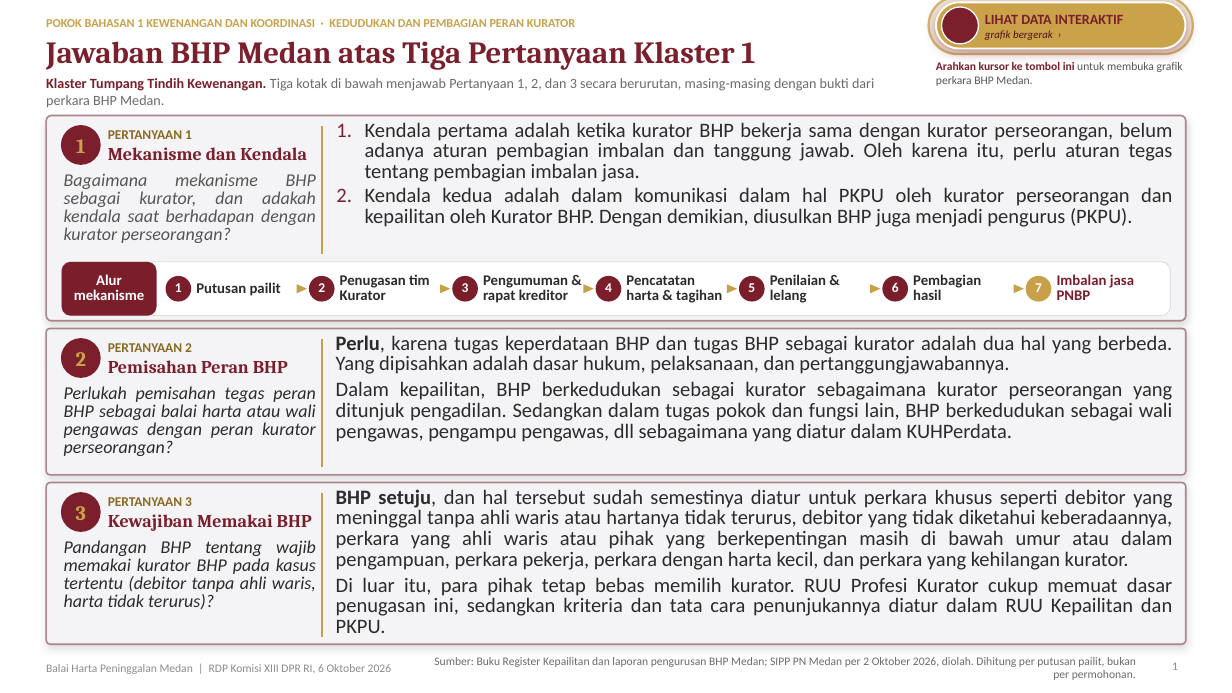
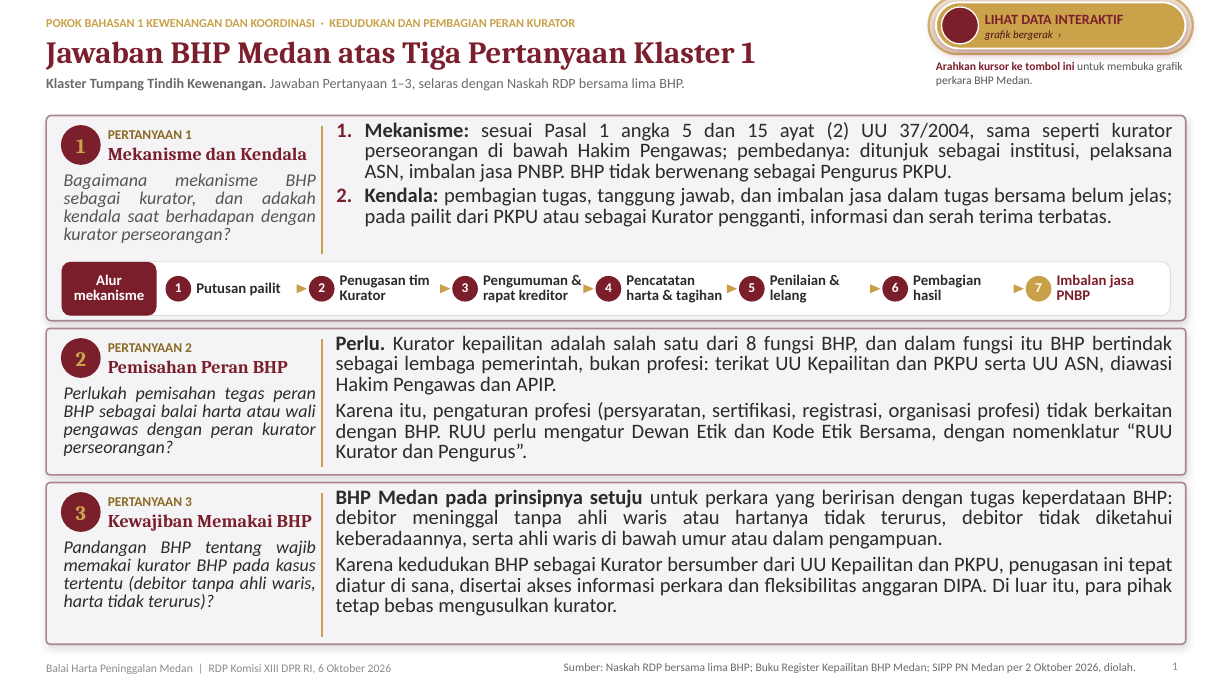
Before and after one commit to embamtaufik13-collab/Slide-bhp-medan, a slide deck: slide 1 of BHP-Medan-Paparan-Klaster-1.pptx. Drawn at 1232x693 pixels with LibreOffice and Linux fonts; fonts in the diff are those of the drawing; background and template pictures are left out. Boxes give left, top, right and bottom in pixels: in the first picture for what was removed or moved away, otherwise in the second. Text is boxed around its words. In the diff, an @@ line names an element or a change of style, - is before the commit and + after.

```diff
--- a/BHP-Medan-Paparan-Klaster-1.pptx
+++ b/BHP-Medan-Paparan-Klaster-1.pptx
@@ text at [46,78,685,91]: text changed @@
-Klaster Tumpang Tindih Kewenangan. Tiga kotak di bawah menjawab Pertanyaan 1, 2, dan 3 secara berurutan, masing-masing dengan bukti dari perkara BHP Medan.
+Klaster Tumpang Tindih Kewenangan. Jawaban Pertanyaan 1–3, selaras dengan Naskah RDP bersama lima BHP.
@@ text at [365,122,1173,227]: text changed @@
-1. Kendala pertama adalah ketika kurator BHP bekerja sama dengan kurator perseorangan, belum adanya aturan pembagian imbalan dan tanggung jawab. Oleh karena itu, perlu aturan tegas tentang pembagian imbalan jasa.
-2. Kendala kedua adalah dalam komunikasi dalam hal PKPU oleh kurator perseorangan dan kepailitan oleh Kurator BHP. Dengan demikian, diusulkan BHP juga menjadi pengurus (PKPU).
+1. Mekanisme: sesuai Pasal 1 angka 5 dan 15 ayat (2) UU 37/2004, sama seperti kurator perseorangan di bawah Hakim Pengawas; pembedanya: ditunjuk sebagai institusi, pelaksana ASN, imbalan jasa PNBP. BHP tidak berwenang sebagai Pengurus PKPU.
+2. Kendala: pembagian tugas, tanggung jawab, dan imbalan jasa dalam tugas bersama belum jelas; pada pailit dari PKPU atau sebagai Kurator pengganti, informasi dan serah terima terbatas.
@@ text at [336,335,1173,462]: text changed @@
-Perlu, karena tugas keperdataan BHP dan tugas BHP sebagai kurator adalah dua hal yang berbeda. Yang dipisahkan adalah dasar hukum, pelaksanaan, dan pertanggungjawabannya.
-Dalam kepailitan, BHP berkedudukan sebagai kurator sebagaimana kurator perseorangan yang ditunjuk pengadilan. Sedangkan dalam tugas pokok dan fungsi lain, BHP berkedudukan sebagai wali pengawas, pengampu pengawas, dll sebagaimana yang diatur dalam KUHPerdata.
+Perlu. Kurator kepailitan adalah salah satu dari 8 fungsi BHP, dan dalam fungsi itu BHP bertindak sebagai lembaga pemerintah, bukan profesi: terikat UU Kepailitan dan PKPU serta UU ASN, diawasi Hakim Pengawas dan APIP.
+Karena itu, pengaturan profesi (persyaratan, sertifikasi, registrasi, organisasi profesi) tidak berkaitan dengan BHP. RUU perlu mengatur Dewan Etik dan Kode Etik Bersama, dengan nomenklatur “RUU Kurator dan Pengurus”.
@@ text at [336,489,1173,616]: text changed @@
-BHP setuju, dan hal tersebut sudah semestinya diatur untuk perkara khusus seperti debitor yang meninggal tanpa ahli waris atau hartanya tidak terurus, debitor yang tidak diketahui keberadaannya, perkara yang ahli waris atau pihak yang berkepentingan masih di bawah umur atau dalam pengampuan, perkara pekerja, perkara dengan harta kecil, dan perkara yang kehilangan kurator.
-Di luar itu, para pihak tetap bebas memilih kurator. RUU Profesi Kurator cukup memuat dasar penugasan ini, sedangkan kriteria dan tata cara penunjukannya diatur dalam RUU Kepailitan dan PKPU.
+BHP Medan pada prinsipnya setuju untuk perkara yang beririsan dengan tugas keperdataan BHP: debitor meninggal tanpa ahli waris atau hartanya tidak terurus, debitor tidak diketahui keberadaannya, serta ahli waris di bawah umur atau dalam pengampuan.
+Karena kedudukan BHP sebagai Kurator bersumber dari UU Kepailitan dan PKPU, penugasan ini tepat diatur di sana, disertai akses informasi perkara dan fleksibilitas anggaran DIPA. Di luar itu, para pihak tetap bebas mengusulkan kurator.
@@ text at [564,663,1136,673]: text changed @@
-Sumber: Buku Register Kepailitan dan laporan pengurusan BHP Medan; SIPP PN Medan per 2 Oktober 2026, diolah. Dihitung per putusan pailit, bukan per permohonan.
+Sumber: Naskah RDP bersama lima BHP; Buku Register Kepailitan BHP Medan; SIPP PN Medan per 2 Oktober 2026, diolah.
```
Also in this commit, not shown: 1 other slide changed, 2 other files.
